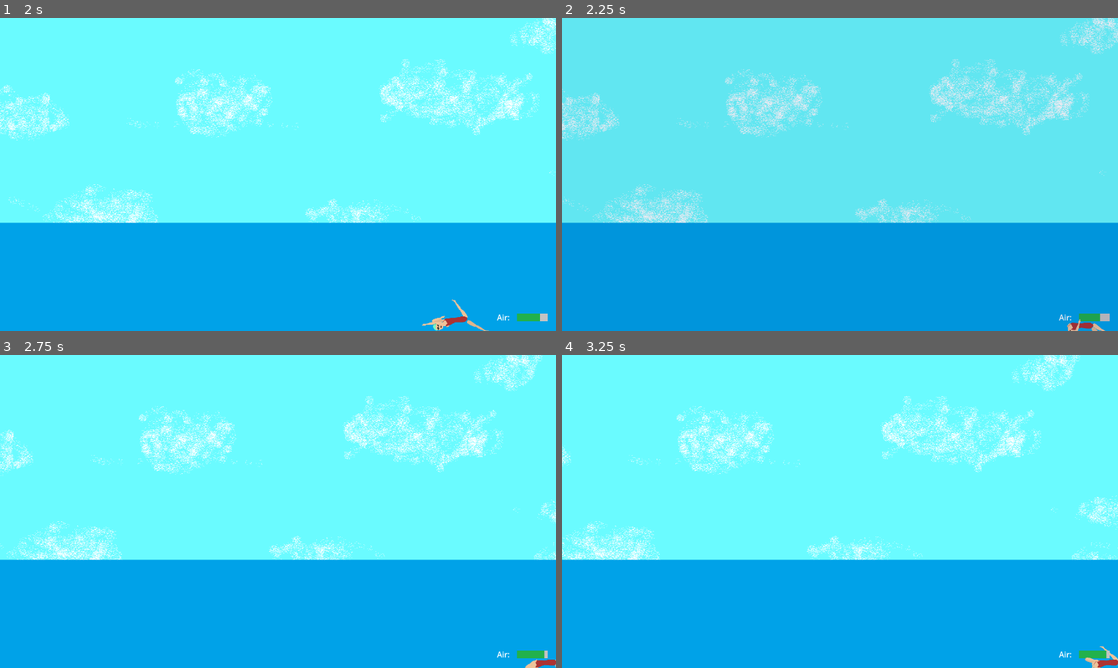
Above: before the commit, frames 1-4 (two rows, left to right).
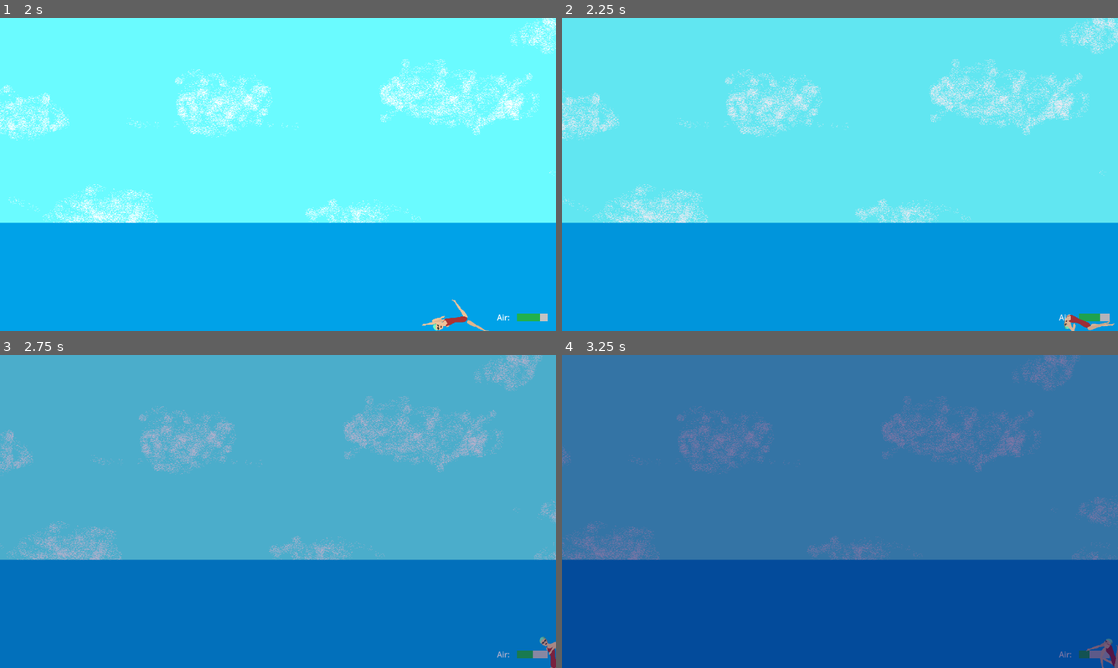
Above: after the commit, the same moments.

Repository: acnolan/Pixel-Game-Jam-2024
Game: Godot game, scene res://scenes/menu/start_screen.tscn
The game is run twice, just before and just after one commit, with the same random seed, the same clock (stepped at 60 frames per second) and the same inputs.
Inputs:
- Up to frame 1 (2 s): click "Play" at 0.5 s; hold W from 1.28 s (still down); tap I at 1.35 s
- Up to frame 2 (2.25 s): release W at 2.03 s; hold S from 2.03 s (still down); tap M at 2.1 s
- Up to frame 3 (2.75 s): keep holding S
- Up to frame 4 (3.25 s): release S at 2.78 s; hold W from 2.78 s (still down); tap I at 2.85 s

Frame 1 is identical in both runs. In frame 2, 0.2% of the frame differs, in the area x 90-100%, y 94-100%; in frame 3, 100%, in the area x 0-100%, y 0-100%; in frame 4, 100%.

Commit message:
Head collision

Diff:
--- a/scenes/world.tscn
+++ b/scenes/world.tscn
@@ -33,8 +33,8 @@
 physics_layer_0/collision_layer = 1
 physics_layer_1/collision_layer = 2
 physics_layer_1/collision_mask = 0
-physics_layer_2/collision_layer = 33
-physics_layer_2/collision_mask = 33
+physics_layer_2/collision_layer = 49
+physics_layer_2/collision_mask = 49
 sources/0 = SubResource("TileSetAtlasSource_r577r")
 sources/2 = SubResource("TileSetAtlasSource_oj60c")
 
